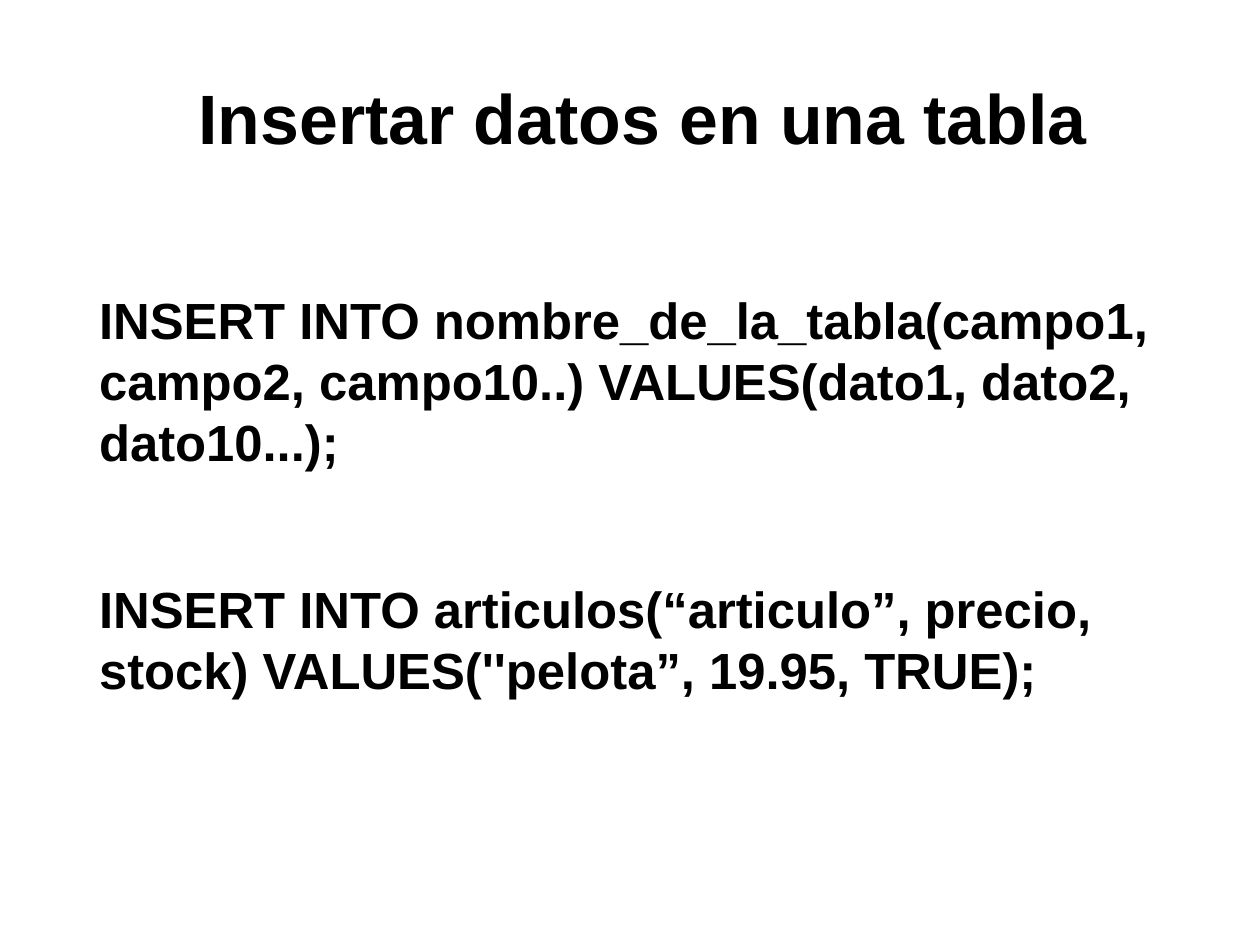
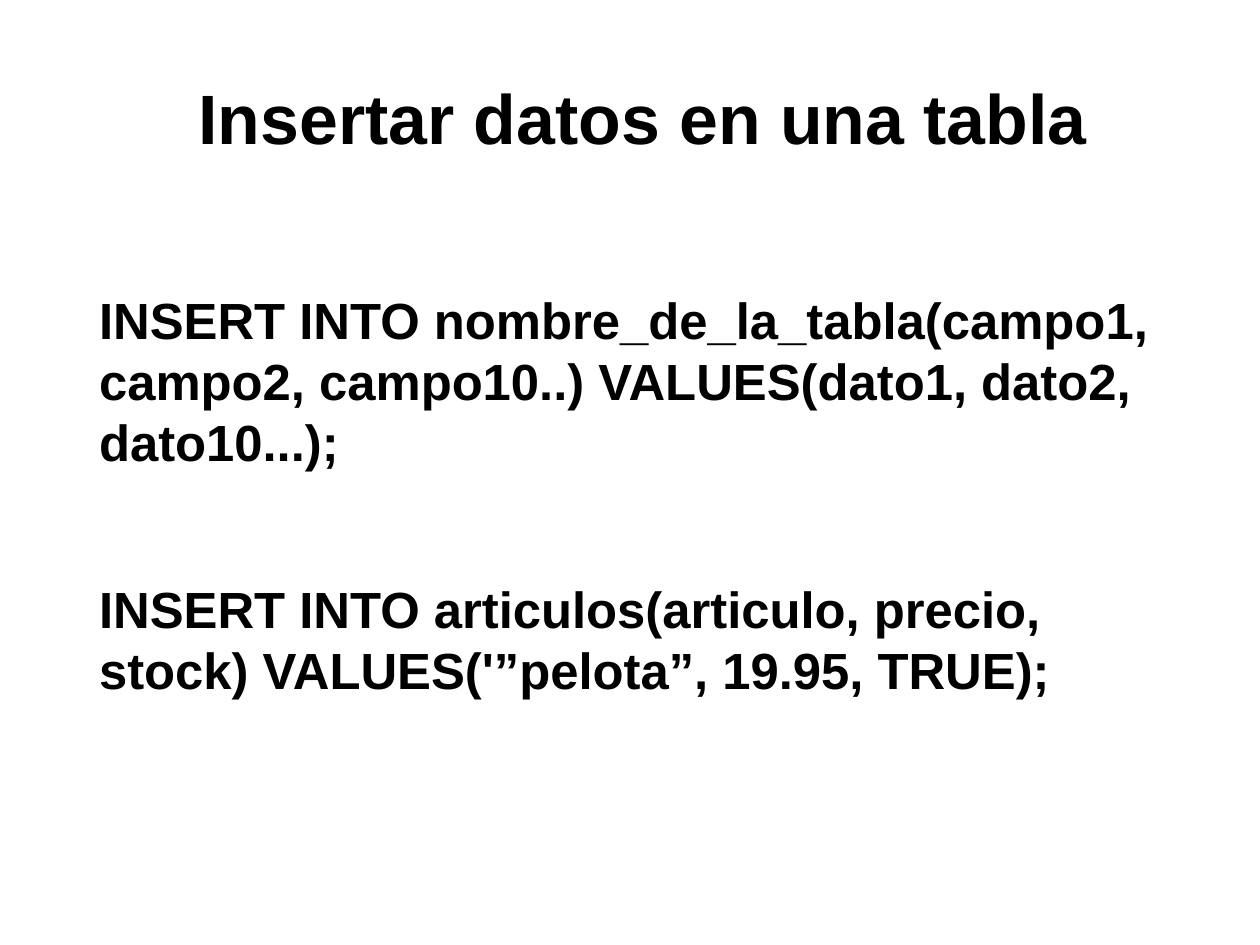
Before and after one commit to javacasm/CursoPythonCompleto, a slide deck: slide 35 of Base_de_Datos/BaseDeDatosPython.odp. Drawn at 1260x945 pixels with LibreOffice and Linux fonts; fonts in the diff are those of the drawing. Boxes give left, top, right and bottom in pixels: in the first picture for what was removed or moved away, otherwise in the second. Text is boxed around its words. In the diff, an @@ line names an element or a change of style, - is before the commit and + after.

Commit message:
Modificando Base Datos

```diff
--- a/Base_de_Datos/BaseDeDatosPython.odp
+++ b/Base_de_Datos/BaseDeDatosPython.odp
@@ text at <box>99,591,1050,700</box>: text changed @@
-INSERT INTO articulos(“articulo”, precio, stock) VALUES(''pelota”, 19.95, TRUE);
+INSERT INTO articulos(articulo, precio, stock) VALUES('”pelota”, 19.95, TRUE);
```
Also in this commit, not shown: 17 other slides changed, 4 other files.
